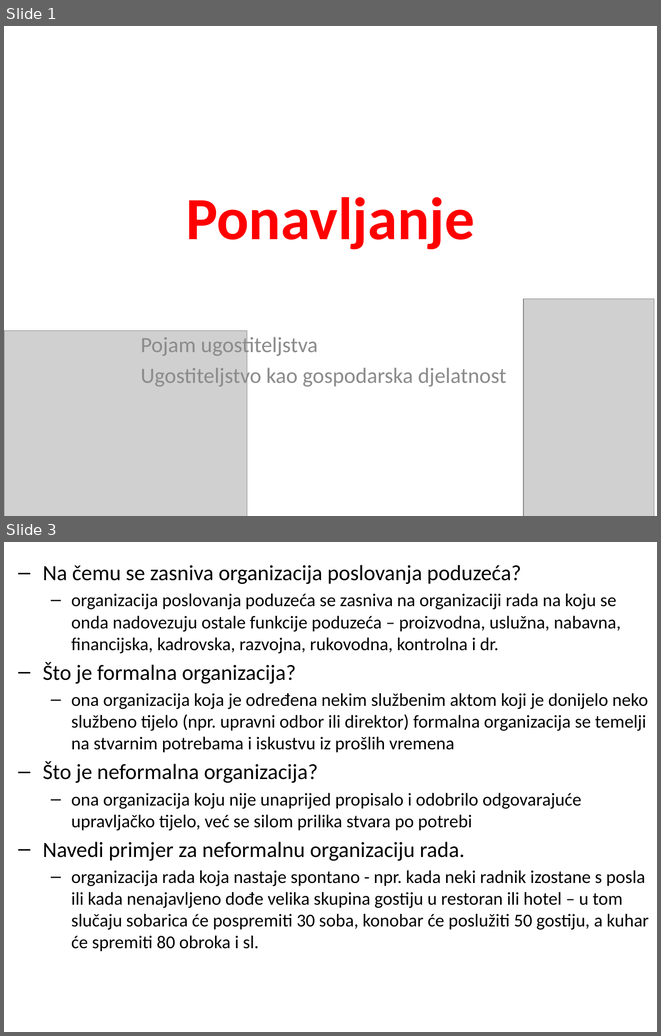
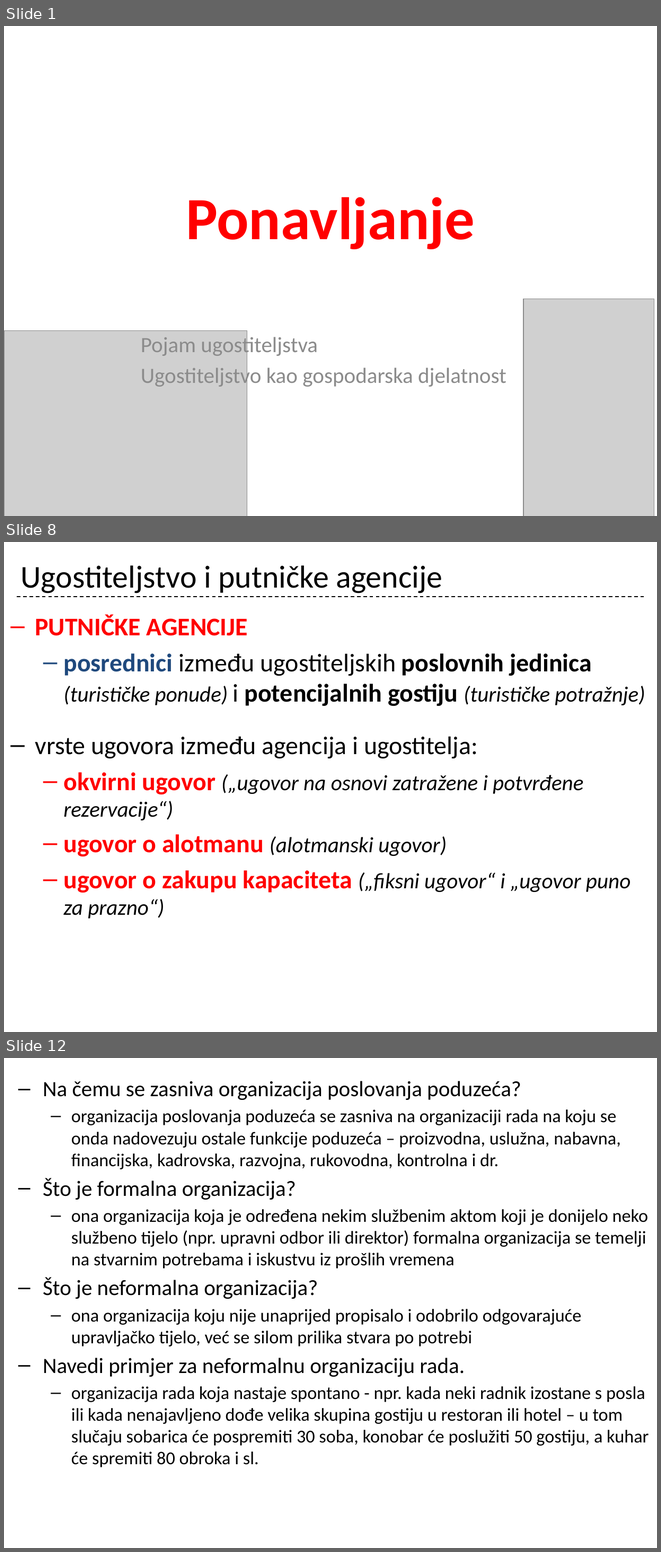
Before and after one commit to cornx/print, a slide deck: data/organizacija/001_uvod_i_ug_kao_gosp_djelatnost_ponavljanje.pptx. Shown one above the other, each under a label of ours: slides 1 and 3 before the commit, slides 1, 8 and 12 after it; the slides between them are not shown. The pictures are 661x1036 and 661x1552 pixels, drawn with LibreOffice and Linux fonts; fonts in the diff are those of the drawing; grey boxes stand for pictures. Boxes give left, top, right and bottom in pixels: in the first picture for what was removed or moved away, otherwise in the second. Text is boxed around its words. In the diff, an @@ line names an element or a change of style, - is before the commit and + after.

```diff
--- a/data/organizacija/001_uvod_i_ug_kao_gosp_djelatnost_ponavljanje.pptx
+++ b/data/organizacija/001_uvod_i_ug_kao_gosp_djelatnost_ponavljanje.pptx
@@ slide 8 added at bbox=[4, 542, 657, 1032], background #FFFFFF @@
@@ title added at bbox=[21, 565, 443, 593], 35 pt, text #000000 @@
+Ugostiteljstvo i putničke agencije
@@ line added from (17, 597) to (644, 597), #000000 1 pt dashed @@
@@ text added at bbox=[35, 614, 645, 918], 28 pt, text #000000 @@
+– PUTNIČKE AGENCIJE
+  – posrednici između ugostiteljskih poslovnih jedinica (turističke ponude) i potencijalnih gostiju (turističke potražnje)
+– vrste ugovora između agencija i ugostitelja:
+  – okvirni ugovor („ugovor na osnovi zatražene i potvrđene rezervacije“)
+  – ugovor o alotmanu (alotmanski ugovor)
+  – ugovor o zakupu kapaciteta („fiksni ugovor“ i „ugovor puno za prazno“)
@@ what was slide 3 is now slide 12 @@
```
Also in this commit, not shown: 1 slide changed, 8 other slides added.
